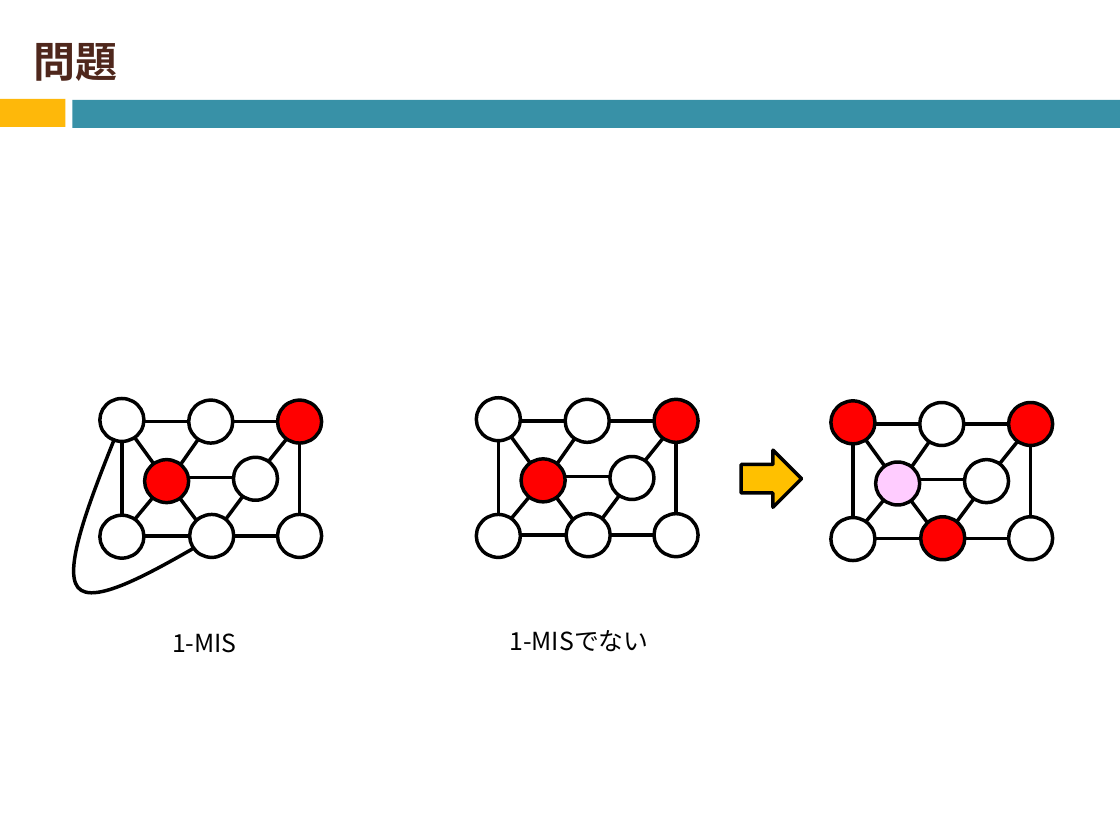
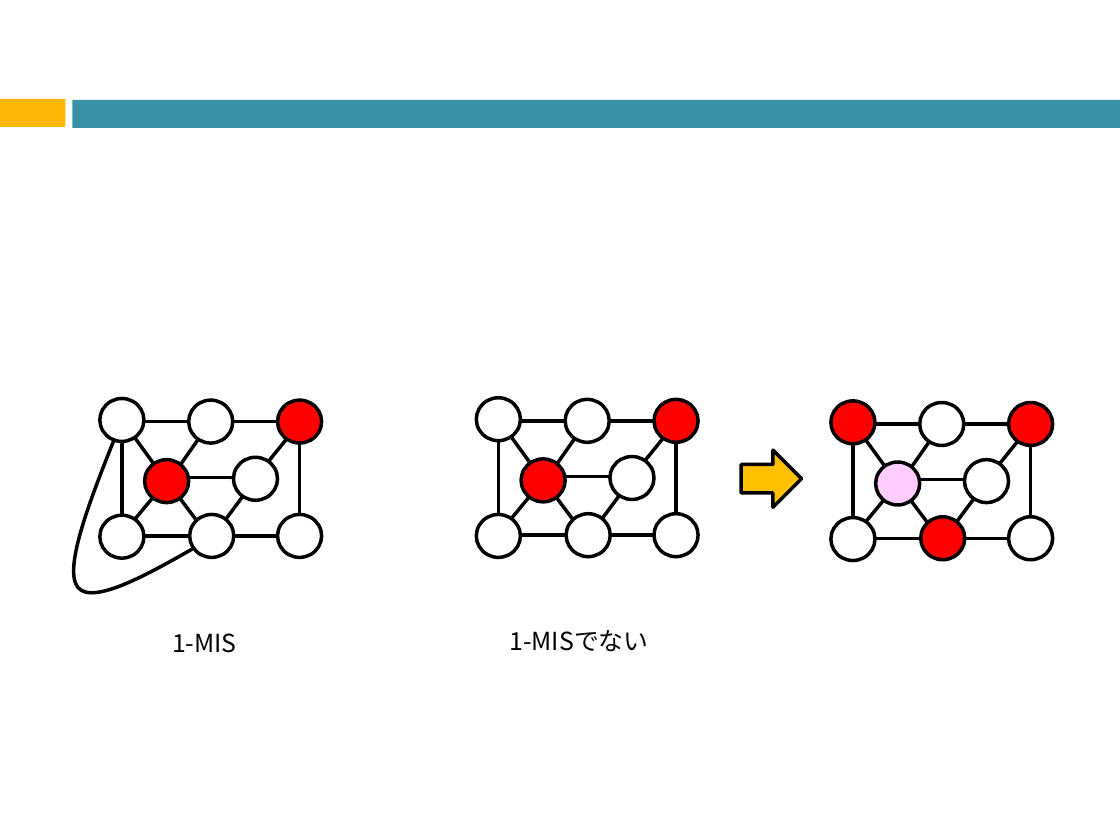
Before and after one commit to Izulabo-nitech/Distributed_Complexity_of_k-Maximal_Independent_Set_Verification, a slide deck: slide 12 of chukan/chukan2020_sato.pptx. Drawn at 1120x840 pixels with LibreOffice and Linux fonts; fonts in the diff are those of the drawing; grey boxes stand for pictures. Boxes give left, top, right and bottom in pixels: in the first picture for what was removed or moved away, otherwise in the second. Text is boxed around its words. In the diff, an @@ line names an element or a change of style, - is before the commit and + after.

```diff
--- a/chukan/chukan2020_sato.pptx
+++ b/chukan/chukan2020_sato.pptx
@@ title removed at (33, 43, 117, 81) @@
-問題
```
Also in this commit, not shown: 7 other slides changed, 5 slides added, 4 slides removed.
